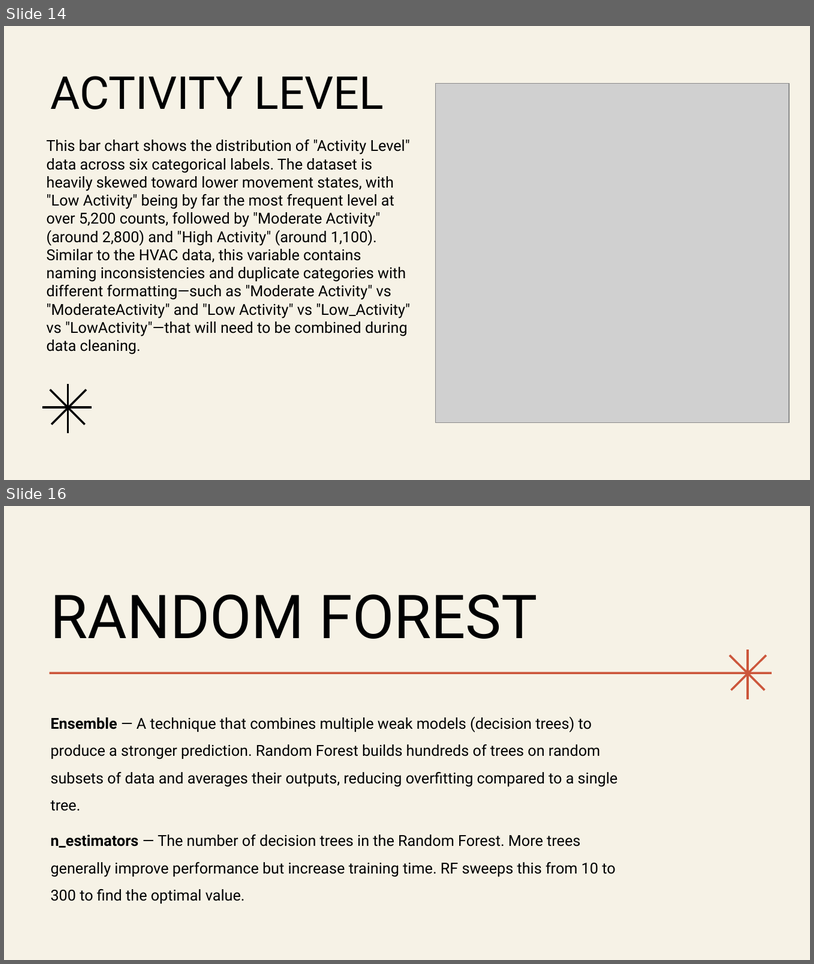
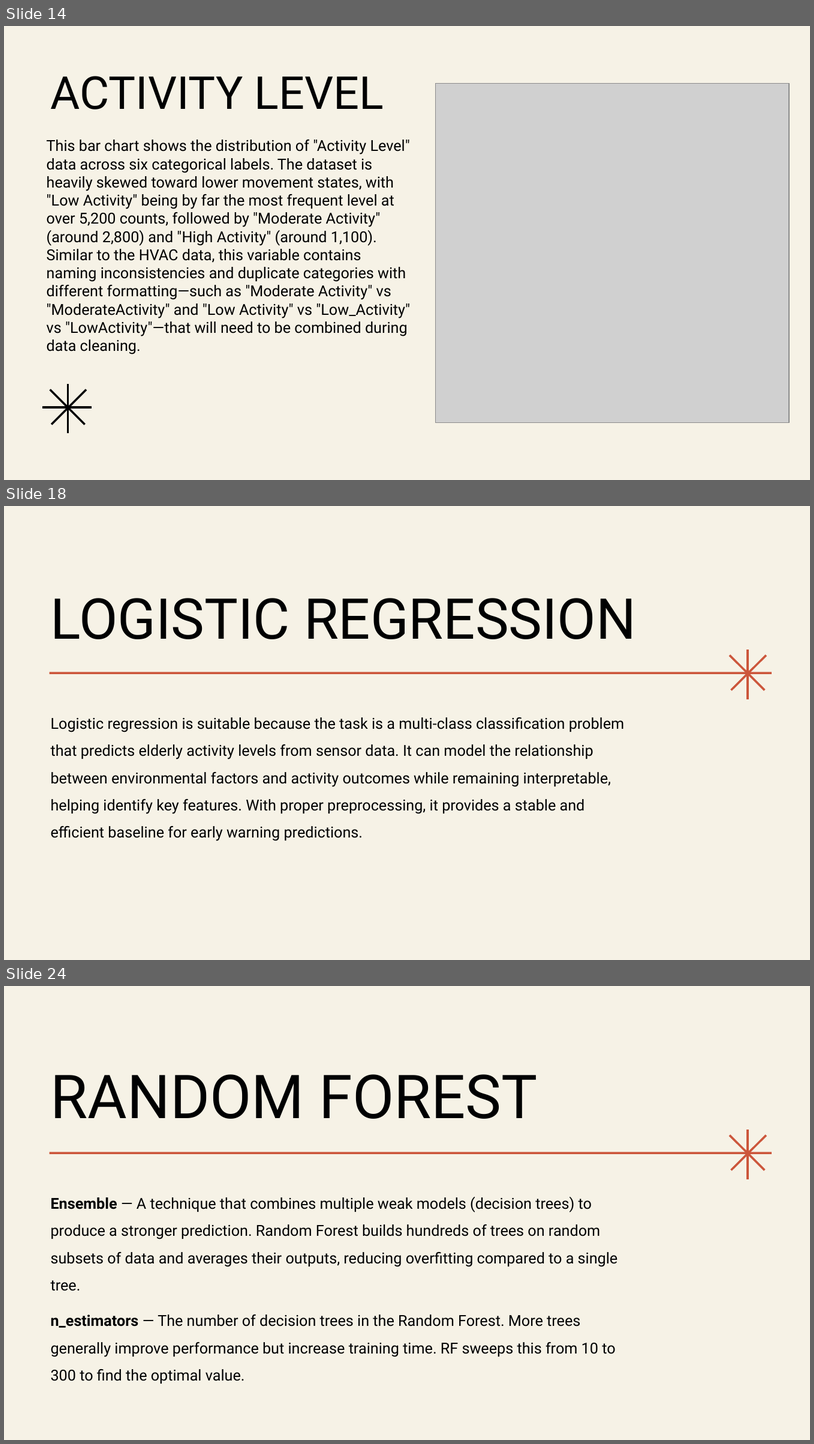
Before and after one commit to cucucumber789-svg/EGT309_T2_Chickenpie, a slide deck: EGT309 Presentation.pptx. Shown one above the other, each under a label of ours: slides 14 and 16 before the commit, slides 14, 18 and 24 after it; the slides between them are not shown. The pictures are 814x964 and 814x1444 pixels, drawn with LibreOffice and Linux fonts; fonts in the diff are those of the drawing; grey boxes stand for pictures. Boxes give left, top, right and bottom in pixels: in the first picture for what was removed or moved away, otherwise in the second. Text is boxed around its words. In the diff, an @@ line names an element or a change of style, - is before the commit and + after.

Commit message:
model justification
added model justification for both slides and readme

```diff
--- a/EGT309 Presentation.pptx
+++ b/EGT309 Presentation.pptx
@@ slide 18 added at (4,506,810,960), background #F6F2E6; not listed: 4 template elements that a slide beside it also shows @@
@@ title added at (51,598,636,639), 67 pt, text #000102 @@
+LOGISTIC REGRESSION
@@ text added at (51,717,624,841), 18 pt, text #000102 @@
+Logistic regression is suitable because the task is a multi-class classification problem that predicts elderly activity levels from sensor data. It can model the relationship between environmental factors and activity outcomes while remaining interpretable, helping identify key features. With proper preprocessing, it provides a stable and efficient baseline for early warning predictions.
@@ what was slide 16 is now slide 24 @@
```
Also in this commit, not shown: 1 slide changed, 7 other slides added, 1 other file.
